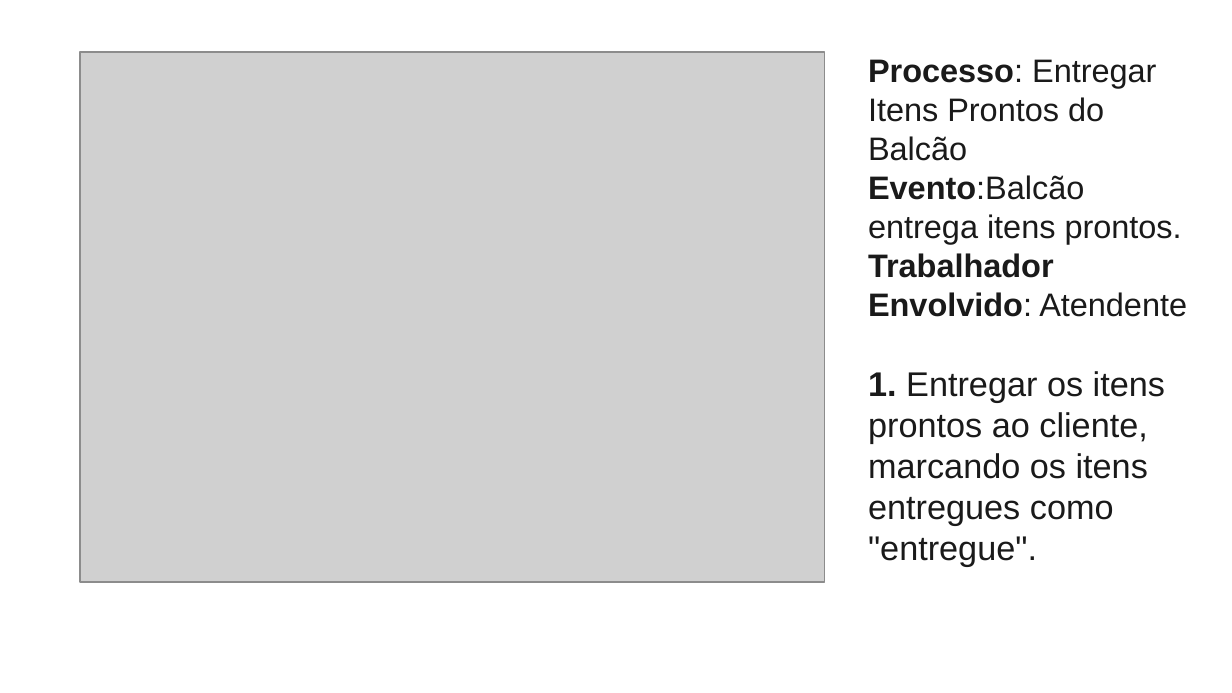
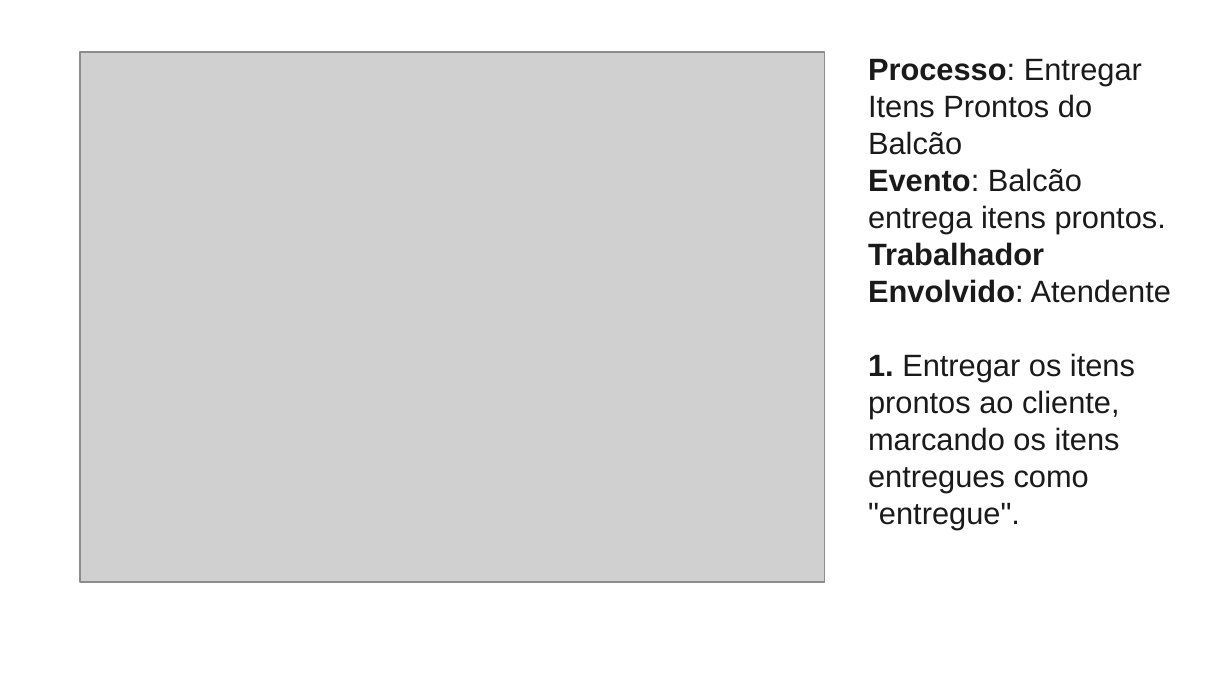
Before and after one commit to sabrinapereira0408/SG2L2, a slide deck: slide 4 of Artefatos/18. Descrição dos Processos de Negócio.pptx. Drawn at 1232x693 pixels with LibreOffice and Linux fonts; fonts in the diff are those of the drawing; grey boxes stand for pictures. Boxes give left, top, right and bottom in pixels: in the first picture for what was removed or moved away, otherwise in the second. Text is boxed around its words. In the diff, an @@ line names an element or a change of style, - is before the commit and + after.

```diff
--- a/Artefatos/18. Descrição dos Processos de Negócio.pptx
+++ b/Artefatos/18. Descrição dos Processos de Negócio.pptx
@@ text at [868, 58, 1171, 529]: size 19 to 18 pt in "Processo: Entregar Itens Prontos do Balcão", "Trabalhador Envolvido: Atendente"; size 20 to 18 pt in "1. Entregar os itens prontos ao cliente, ..." @@
@@ text at [868, 168, 1166, 234]: text changed; size 19 to 18 pt @@
-Evento:Balcão entrega itens prontos.
+Evento: Balcão entrega itens prontos.
```
Also in this commit, not shown: 7 other slides changed, 17 other files.
